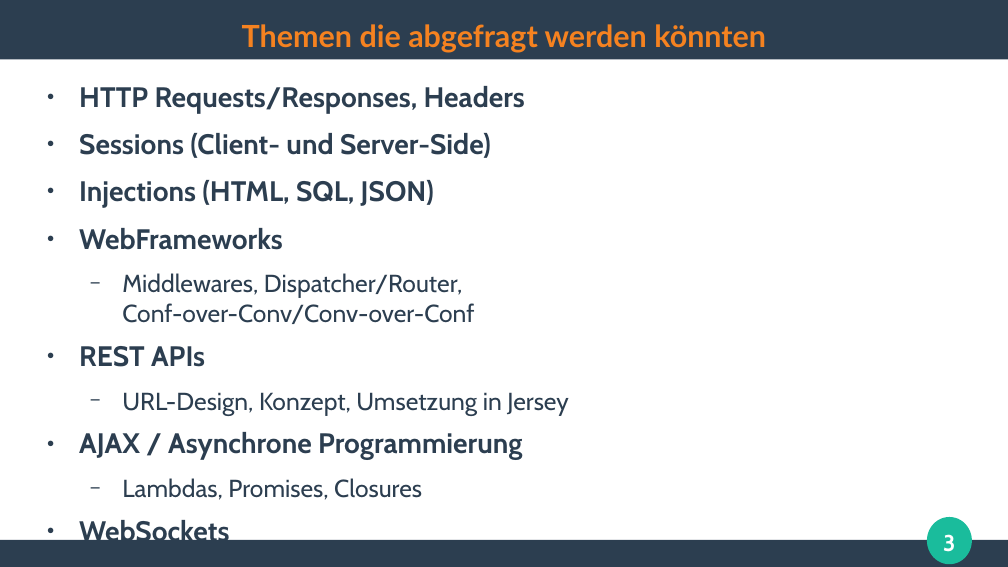
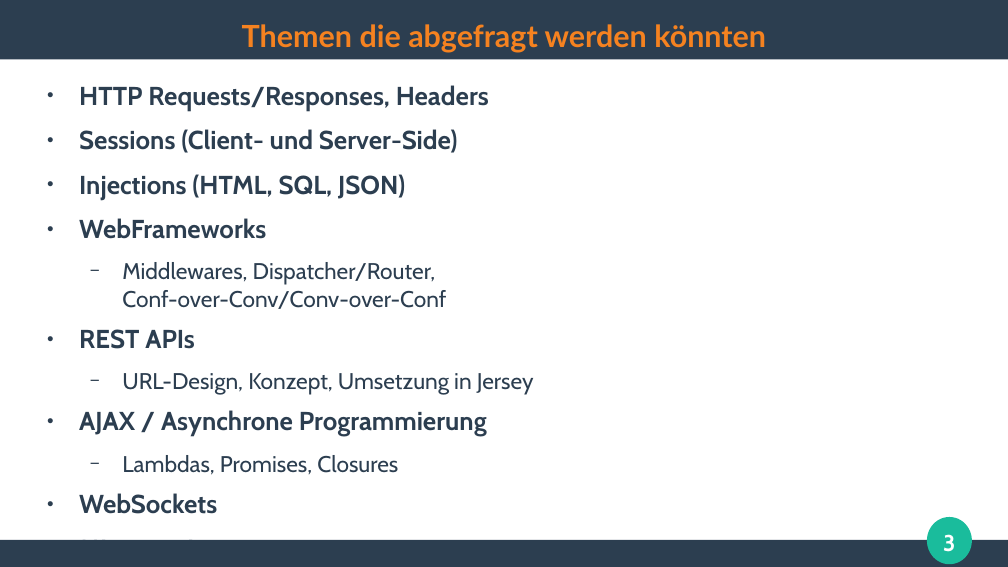
Before and after one commit to ghandmann/HS-AlbSig-WebAnwendungen2, a slide deck: slide 3 of Kapitel/99_Klausurvorbereitung.odp. Drawn at 1008x567 pixels with LibreOffice and Linux fonts; fonts in the diff are those of the drawing. Boxes give left, top, right and bottom in pixels: in the first picture for what was removed or moved away, otherwise in the second. Text is boxed around its words. In the diff, an @@ line names an element or a change of style, - is before the commit and + after.

```diff
--- a/Kapitel/99_Klausurvorbereitung.odp
+++ b/Kapitel/99_Klausurvorbereitung.odp
@@ text at <box>79,85,534,514</box>: paragraph added @@
+● Microservices
@@ text at <box>79,85,534,514</box>: size 22.2 to 20.4 pt in "HTTP Requests/Responses, Headers", "Sessions (Client- und Server-Side)", "Injections (HTML, SQL, JSON)", "WebFrameworks" and 3 more places; size 19.4 to 17.9 pt in "Middlewares, Dispatcher/Router, Conf-over-Conv/Conv-over-Con ...", "URL-Design, Konzept, Umsetzung in Jersey", "Lambdas, Promises, Closures" @@
```
Also in this commit, not shown: 2 other slides changed.
